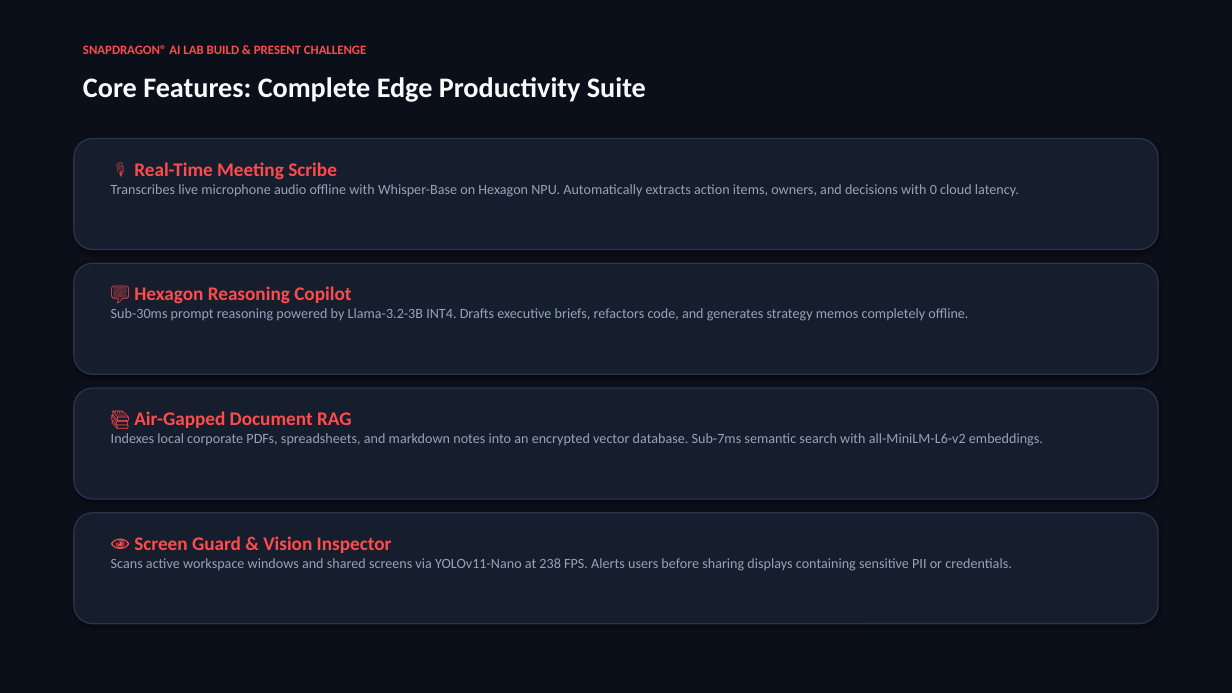
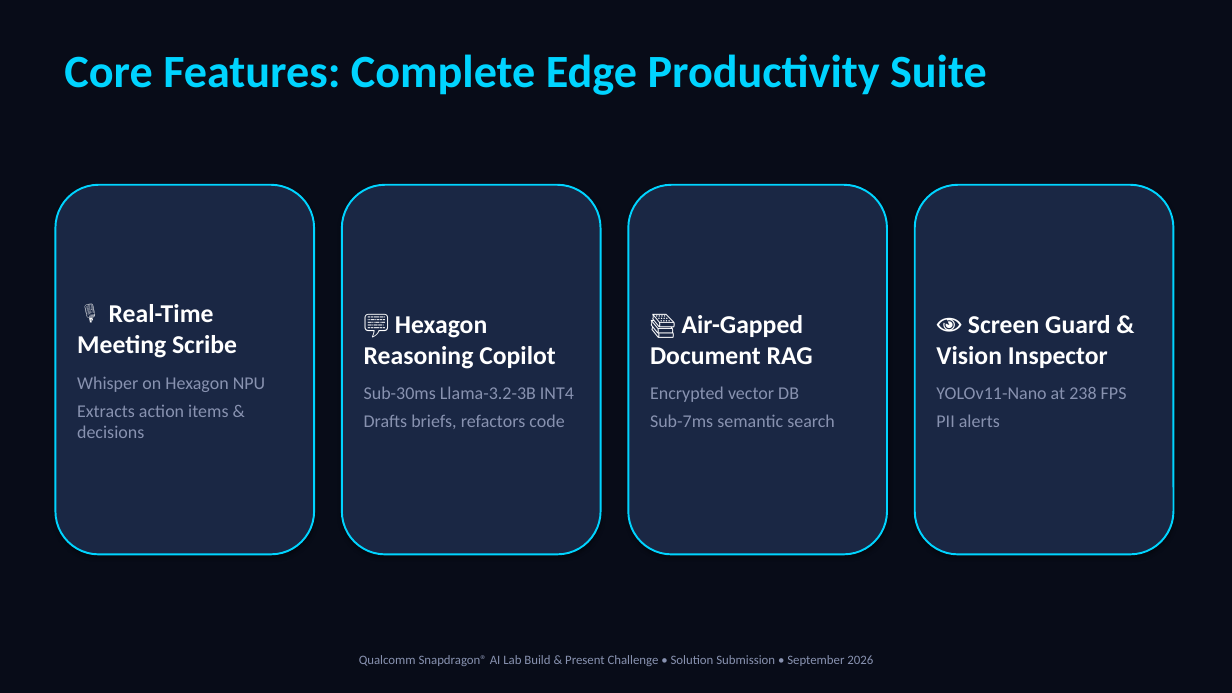
Before and after one commit to AnuragKannojiya/OmniSnap-AI, a slide deck: slide 5 of OmniSnap_AI_Pitch_Deck.pptx. Drawn at 1232x693 pixels with LibreOffice and Linux fonts; fonts in the diff are those of the drawing. Boxes give left, top, right and bottom in pixels: in the first picture for what was removed or moved away, otherwise in the second. Text is boxed around its words. In the diff, an @@ line names an element or a change of style, - is before the commit and + after.

```diff
--- a/OmniSnap_AI_Pitch_Deck.pptx
+++ b/OmniSnap_AI_Pitch_Deck.pptx
@@ rectangle at [0,0,1232,693]: fill #0B0F19 to #080C18; outline none to #080C18 0.75 pt @@
@@ text "Core Features: Complete Edge Productivity ...": place and size @@
-text "Core Features: Complete Edge Productivity ..." at [83,77,646,102]
+text "Core Features: Complete Edge Productivity ..." at [64,54,987,95]
@@ text "Core Features: Complete Edge Productivity ..." at [64,54,987,95]: size 22 to 36 pt, text colour #F8FAFC to #00D4FF @@
@@ rounded rectangle removed at [74,139,1158,250] @@
@@ text removed at [111,162,1019,197] @@
-🎙️ Real-Time Meeting Scribe
-Transcribes live microphone audio offline with Whisper-Base on Hexagon NPU. Automatically extracts action items, owners, and decisions with 0 cloud latency.
@@ rounded rectangle added at [55,185,314,555], fill #1A2744, outline #00D4FF 1.5 pt, 14 pt, text #8892B0 @@
+🎙️ Real-Time Meeting Scribe
+Whisper on Hexagon NPU
+Extracts action items & decisions
@@ rounded rectangle added at [342,185,601,555], fill #1A2744, outline #00D4FF 1.5 pt, 14 pt, text #8892B0 @@
+💬 Hexagon Reasoning Copilot
+Sub-30ms Llama-3.2-3B INT4
+Drafts briefs, refactors code
@@ rounded rectangle added at [628,185,887,555], fill #1A2744, outline #00D4FF 1.5 pt, 14 pt, text #8892B0 @@
+📚 Air-Gapped Document RAG
+Encrypted vector DB
+Sub-7ms semantic search
@@ rounded rectangle added at [915,185,1174,555], fill #1A2744, outline #00D4FF 1.5 pt, 20 pt, text #FFFFFF, bold @@
+👁️ Screen Guard & Vision Inspector
+YOLOv11-Nano at 238 FPS
+PII alerts
@@ rounded rectangle removed at [74,263,1158,374] @@
@@ text removed at [111,286,968,321] @@
-💬 Hexagon Reasoning Copilot
-Sub-30ms prompt reasoning powered by Llama-3.2-3B INT4. Drafts executive briefs, refactors code, and generates strategy memos completely offline.
@@ rounded rectangle removed at [74,388,1158,499] @@
@@ text removed at [111,411,1043,446] @@
-📚 Air-Gapped Document RAG
-Indexes local corporate PDFs, spreadsheets, and markdown notes into an encrypted vector database. Sub-7ms semantic search with all-MiniLM-L6-v2 embeddings.
@@ rounded rectangle removed at [74,513,1158,624] @@
@@ text removed at [111,536,1012,571] @@
-👁️ Screen Guard & Vision Inspector
-Scans active workspace windows and shared screens via YOLOv11-Nano at 238 FPS. Alerts users before sharing displays containing sensitive PII or credentials.
@@ text at [359,655,873,666]: text changed; text colour #FF4B4B to #8892B0; bold off @@
-SNAPDRAGON® AI LAB BUILD & PRESENT CHALLENGE
+Qualcomm Snapdragon® AI Lab Build & Present Challenge • Solution Submission • September 2026
```
Also in this commit, not shown: 9 other slides changed, 8 other files.
